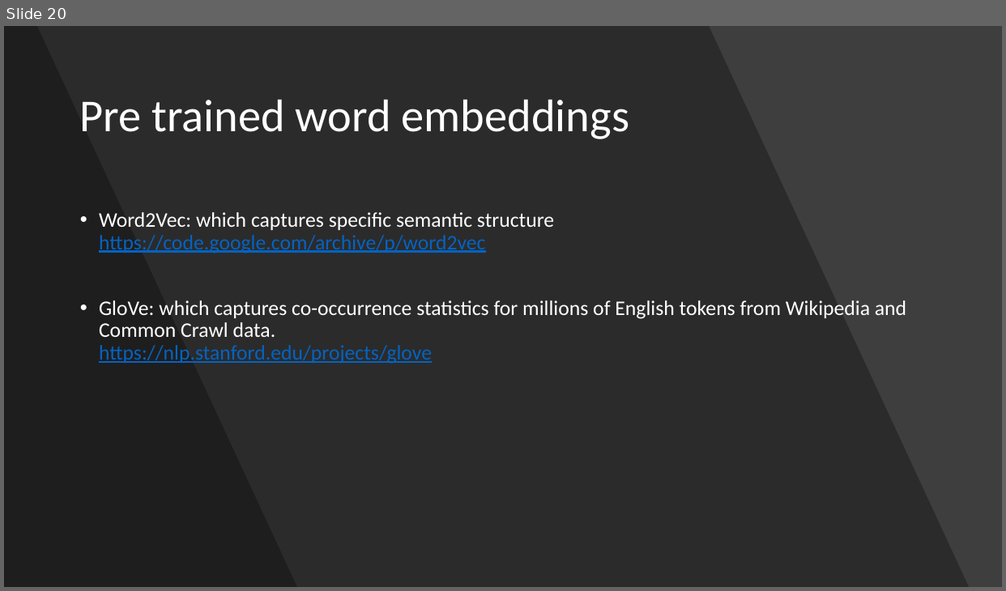
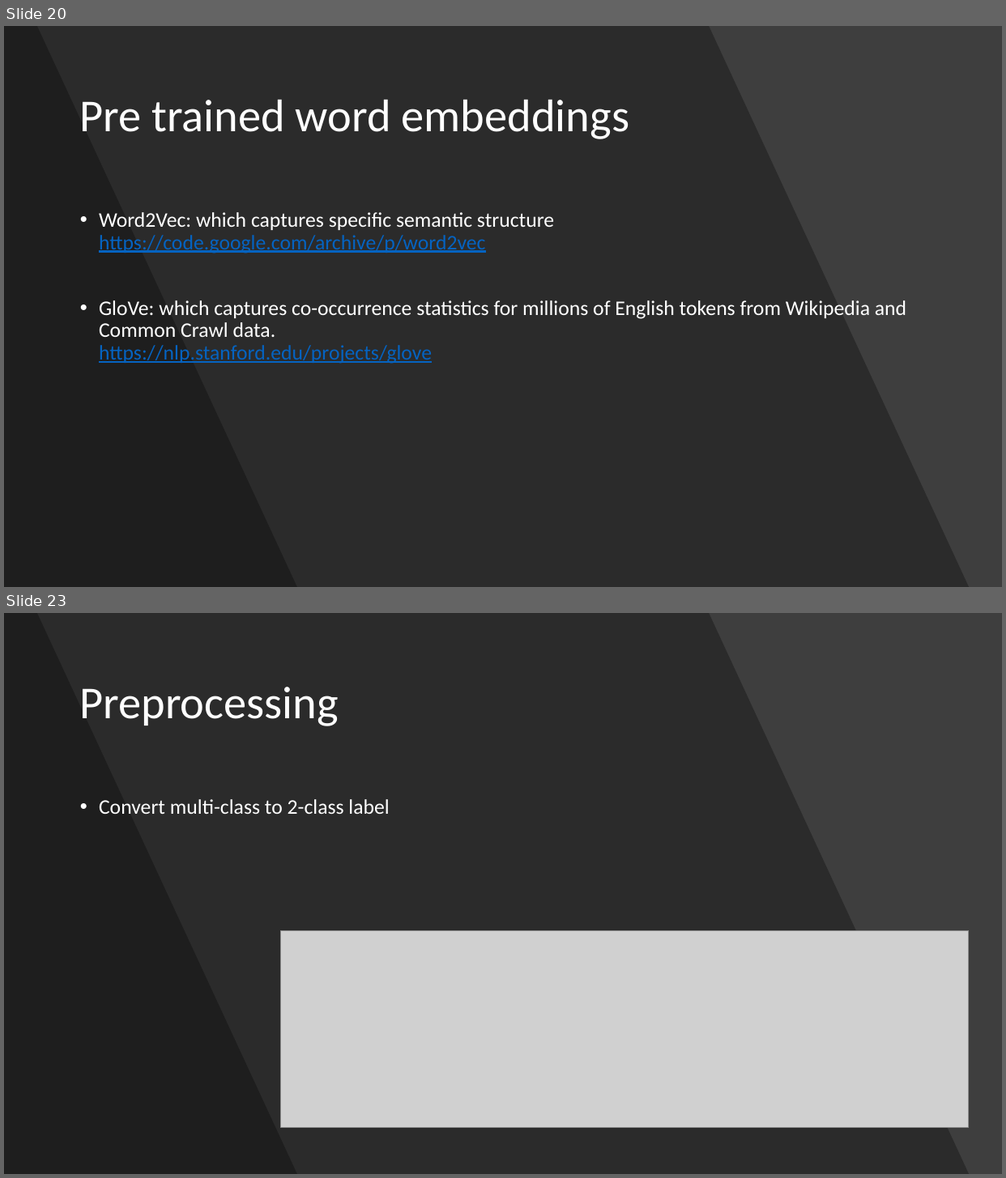
Before and after one commit to ravikg/deep-learning-nlp-kaggle-toxic-comment, a slide deck: ppt/workshop.pptx. Shown one above the other, each under a label of ours: slide 20 before the commit, slides 20 and 23 after it; the slides between them are not shown. The pictures are 1006x591 and 1006x1178 pixels, drawn with LibreOffice and Linux fonts; fonts in the diff are those of the drawing; grey boxes stand for pictures. Boxes give left, top, right and bottom in pixels: in the first picture for what was removed or moved away, otherwise in the second. Text is boxed around its words. In the diff, an @@ line names an element or a change of style, - is before the commit and + after.

```diff
--- a/ppt/workshop.pptx
+++ b/ppt/workshop.pptx
@@ slide 23 added at [4, 613, 1002, 1174], background #454545 @@
@@ rectangle added at [4, 613, 1002, 1174], fill #000000 at 9% opacity @@
@@ freeform shape added at [4, 613, 969, 1174], fill #000000 at 30% opacity @@
@@ freeform shape added at [4, 613, 297, 1174], fill #000000 at 30% opacity @@
@@ title added at [79, 687, 338, 726], 44 pt, text #FFFFFF @@
+Preprocessing
@@ text added at [99, 799, 389, 814], 20 pt, text #FFFFFF @@
+• Convert multi-class to 2-class label
@@ picture added at [280, 931, 969, 1128] @@
```
Also in this commit, not shown: 2 slides changed, 31 other slides added, 1 slide removed, 4 other files.
